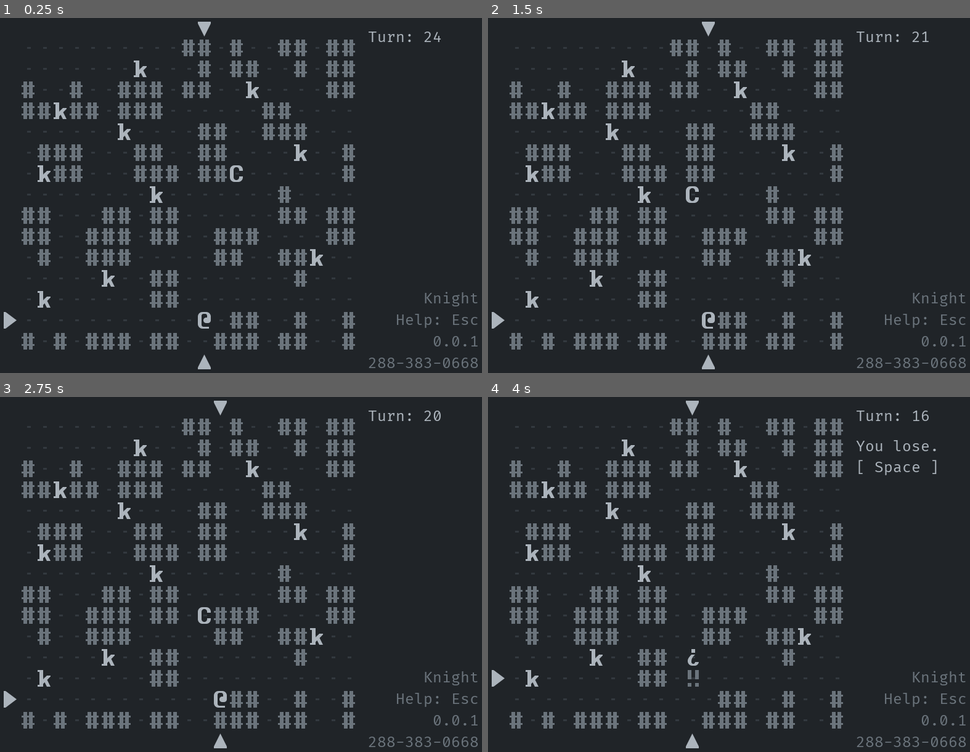
Above: before the commit, frames 1-4 (two rows, left to right).
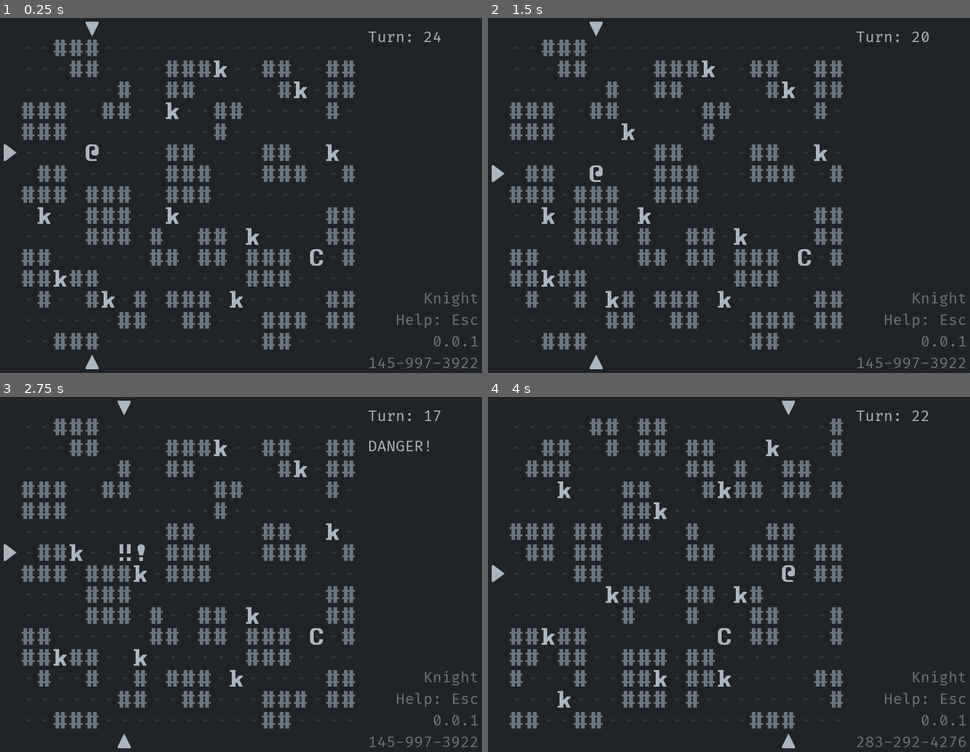
Above: after the commit, the same moments.

Repository: Bozar/OneMoreLevel
Game: Godot game, scene res://scene/main/MainScene.tscn
The game is run twice, just before and just after one commit, with the same random seed, the same clock (stepped at 60 frames per second) and the same inputs.
Inputs:
- Up to frame 1 (0.25 s): no input
- Up to frame 2 (1.5 s): tap Enter at 0.5 s; hold Right (move_right) 0.53-1.28 s; tap Space (init_world) at 0.6, 1.25 s; hold Down (move_down) from 1.28 s (still down); tap A (add_turn) at 1.35 s
- Up to frame 3 (2.75 s): tap Space (init_world) at 1.55, 2.1 s; tap Enter at 2 s; release Down (move_down) at 2.03 s; hold Right (move_right) from 2.03 s (still down)
- Up to frame 4 (4 s): tap Space (init_world) at 2.75, 2.85, 3.8 s; release Right (move_right) at 2.78 s; hold Up (move_up) 2.78-3.53 s; tap Enter at 3.5 s; hold Left (move_left) from 3.53 s (still down); tap A (add_turn) at 3.6 s

The runs differ from the first frame. In frame 1, 14% of the frame differs, in the area x 0-100%, y 1-99%; in frame 2, 14%; in frame 3, 14%; in frame 4, 14%.

Commit message:
Read settings from an external file.

Diff:
--- /dev/null
+++ b/doc/setting.gd
@@ -0,0 +1,3 @@
+const WIZARD_MODE: bool = false
+const SEED: int = -1
+const WORLD: String = ""
--- /dev/null
+++ b/library/SettingTemplate.gd
@@ -0,0 +1,25 @@
+extends Node2D
+class_name Game_SettingTemplate
+
+
+var _wizard: bool
+var _seed: int
+var _world: String
+
+
+func _init(wizard_mode: bool, rng_seed: int, world_tag: String) -> void:
+	_wizard = wizard_mode
+	_seed = rng_seed
+	_world = world_tag
+
+
+func get_wizard_mode() -> bool:
+	return _wizard
+
+
+func get_seed() -> int:
+	return _seed
+
+
+func get_world_tag() -> String:
+	return _world
--- a/library/WorldTag.gd
+++ b/library/WorldTag.gd
@@ -2,6 +2,10 @@
 
 const DEMO: String = "demo"
 const KNIGHT: String = "knight"
+
+var _world_tag: Array = [
+	DEMO, KNIGHT,
+]
 
 var _tag_to_name: Dictionary = {
 	DEMO: "Demo",
@@ -13,3 +17,7 @@
 	if _tag_to_name.has(world_tag):
 		return _tag_to_name[world_tag]
 	return INVALID
+
+
+func get_full_world_tag() -> Array:
+	return _world_tag
--- a/library/init/InitDemo.gd
+++ b/library/init/InitDemo.gd
@@ -7,7 +7,7 @@
 var _spr_Wall := preload("res://sprite/Wall.tscn")
 
 
-func _init(_random: Game_RandomNumber).(_random) -> void:
+func _init(parent_node: Node2D).(parent_node) -> void:
 	pass
 
 
--- a/project.godot
+++ b/project.godot
@@ -55,6 +55,11 @@
 "path": "res://scene/main/GameProgress.gd"
 }, {
 "base": "Node2D",
+"class": "Game_GameSetting",
+"language": "GDScript",
+"path": "res://scene/main/GameSetting.gd"
+}, {
+"base": "Node2D",
 "class": "Game_HitPoint",
 "language": "GDScript",
 "path": "res://scene/main/HitPoint.gd"
@@ -108,6 +113,11 @@
 "class": "Game_Schedule",
 "language": "GDScript",
 "path": "res://scene/main/Schedule.gd"
+}, {
+"base": "Node2D",
+"class": "Game_SettingTemplate",
+"language": "GDScript",
+"path": "res://library/SettingTemplate.gd"
 }, {
 "base": "Node2D",
 "class": "Game_SpriteType",
@@ -134,6 +144,7 @@
 "Game_EndGame": "",
 "Game_EnemyAI": "",
 "Game_GameProgress": "",
+"Game_GameSetting": "",
 "Game_HitPoint": "",
 "Game_InitWorld": "",
 "Game_ObjectData": "",
@@ -145,6 +156,7 @@
 "Game_ReloadGame": "",
 "Game_RemoveObject": "",
 "Game_Schedule": "",
+"Game_SettingTemplate": "",
 "Game_SpriteType": "",
 "Game_SwitchSprite": "",
 "Game_WorldTemplate": ""
--- a/scene/gui/SidebarVBox.gd
+++ b/scene/gui/SidebarVBox.gd
@@ -30,7 +30,7 @@
 }
 
 var _pc: Sprite
-var _is_wizard: bool = false
+var _is_wizard: bool
 
 
 func _on_InitWorld_world_selected(new_world: String) -> void:
@@ -65,6 +65,10 @@
 		get_node(MESSAGE).text = _new_SidebarText.LOSE
 
 
+func _on_GameSetting_setting_loaded(setting: Game_SettingTemplate) -> void:
+	_is_wizard = setting.get_wizard_mode()
+
+
 func _set_color() -> void:
 	for i in _node_to_color.keys():
 		get_node(i).modulate = _node_to_color[i]
--- /dev/null
+++ b/scene/main/GameSetting.gd
@@ -0,0 +1,57 @@
+extends Node2D
+class_name Game_GameSetting
+
+
+signal setting_loaded(setting)
+
+var _new_SettingTemplate := preload("res://library/SettingTemplate.gd")
+
+var _new_WorldTag := preload("res://library/WorldTag.gd").new()
+
+var _exe_path: String = "data/setting.gd"
+var _res_path: String = "res://bin/data/setting.gd"
+
+
+func load_setting() -> void:
+	var setting_file: File = File.new()
+	var load_path: String = ""
+	var setting_data
+
+	var wizard: bool
+	var rng_seed: int
+	var world_tag: String
+
+	for i in [_exe_path, _res_path]:
+		if setting_file.file_exists(i):
+			load_path = i
+			break
+	if load_path == "":
+		setting_data = null
+	else:
+		setting_data = load(load_path).new()
+
+	wizard = _get_wizard(setting_data)
+	rng_seed = _get_seed(setting_data)
+	world_tag = _get_world(setting_data)
+
+	emit_signal("setting_loaded", _new_SettingTemplate.new(
+			wizard, rng_seed, world_tag))
+
+
+func _get_wizard(setting) -> bool:
+	if (setting == null) or (not "WIZARD_MODE" in setting):
+		return false
+	return setting.WIZARD_MODE
+
+
+func _get_seed(setting) -> int:
+	if (setting == null) or (not "SEED" in setting) or (setting.SEED < 1):
+		return -1
+	return setting.SEED
+
+
+func _get_world(setting) -> String:
+	if (setting == null) or (not "WORLD" in setting) \
+			or (not setting.WORLD in _new_WorldTag.get_full_world_tag()):
+		return ""
+	return setting.WORLD
--- a/scene/main/InitWorld.gd
+++ b/scene/main/InitWorld.gd
@@ -14,6 +14,7 @@
 
 var _ref_RandomNumber: Game_RandomNumber
 var _ref_CreateObject: Game_CreateObject
+var _ref_GameSetting : Game_GameSetting
 
 var _new_DungeonSize := preload("res://library/DungeonSize.gd").new()
 var _new_MainGroupTag := preload("res://library/MainGroupTag.gd").new()
@@ -22,6 +23,7 @@
 var _new_WorldTag := preload("res://library/WorldTag.gd").new()
 var _new_InitWorldData := preload("res://library/InitWorldData.gd").new()
 
+var _world_name: String
 var _world: Game_WorldTemplate
 
 
@@ -33,25 +35,33 @@
 
 
 func init_world() -> void:
+	_ref_GameSetting.load_setting()
 	_world = _get_world()
-	var blueprint: Array = _world.get_blueprint()
+
 	# sb: SpriteBlueprint
-	for sb in blueprint:
+	for sb in _world.get_blueprint():
 		if _is_pc(sb.sub_group):
 			_init_indicator(sb.x, sb.y)
 		_ref_CreateObject.create(
 				sb.scene, sb.main_group, sb.sub_group, sb.x, sb.y)
 
 
+func _on_GameSetting_setting_loaded(setting: Game_SettingTemplate) -> void:
+	_world_name = setting.get_world_tag()
+
+
 func _get_world() -> Game_WorldTemplate:
-	var world_name: String
+	var candidate: String
 	var world_template: Game_WorldTemplate
 
 	# TODO: Generate a random world name from potential candidates.
-	world_name = _new_WorldTag.KNIGHT
-	world_template = _new_InitWorldData.get_world_template(world_name).new(self)
-	emit_signal("world_selected", world_name)
+	candidate = _new_WorldTag.KNIGHT
+	if _world_name != "":
+		candidate = _world_name
 
+	emit_signal("world_selected", candidate)
+
+	world_template = _new_InitWorldData.get_world_template(candidate).new(self)
 	return world_template
 
 
--- a/scene/main/MainScene.gd
+++ b/scene/main/MainScene.gd
@@ -15,6 +15,7 @@
 const END_GAME: String = "EndGame"
 const COUNT_DOWN: String = "CountDown"
 const GAME_PROGRESS: String = "GameProgress"
+const GAME_SETTING: String = "GameSetting"
 const SIDEBAR: String = "MainGUI/SidebarVBox"
 
 const SIGNAL_BIND: Array = [
@@ -47,6 +48,11 @@
 		"game_is_over", "_on_EndGame_game_is_over",
 		END_GAME,
 		SCHEDULE, PLAYER_INPUT, SIDEBAR,
+	],
+	[
+		"setting_loaded", "_on_GameSetting_setting_loaded",
+		GAME_SETTING,
+		RANDOM, INIT_WORLD, PLAYER_INPUT, SIDEBAR,
 	],
 	# [
 	# 	"enemy_warned", "_on_EnemyAI_enemy_warned",
@@ -106,6 +112,11 @@
 		CREATE_OBJECT,
 		INIT_WORLD, GAME_PROGRESS,
 	],
+	[
+		"_ref_GameSetting",
+		GAME_SETTING,
+		INIT_WORLD,
+	],
 ]
 
 
--- a/scene/main/MainScene.tscn
+++ b/scene/main/MainScene.tscn
@@ -21,6 +21,7 @@
 [ext_resource path="res://scene/main/CountDown.gd" type="Script" id=19]
 [ext_resource path="res://scene/main/GameProgress.gd" type="Script" id=20]
 [ext_resource path="res://scene/main/CreateObject.gd" type="Script" id=21]
+[ext_resource path="res://scene/main/GameSetting.gd" type="Script" id=22]
 
 [node name="MainScene" type="Node2D"]
 script = ExtResource( 4 )
@@ -51,6 +52,9 @@
 
 [node name="EnemyAI" type="Node2D" parent="."]
 script = ExtResource( 6 )
+
+[node name="GameSetting" type="Node2D" parent="."]
+script = ExtResource( 22 )
 
 [node name="GameProgress" type="Node2D" parent="."]
 script = ExtResource( 20 )
--- a/scene/main/PlayerInput.gd
+++ b/scene/main/PlayerInput.gd
@@ -27,7 +27,7 @@
 var _pc_action: Game_PCActionTemplate
 var _direction: String
 var _end_game: bool = false
-var _is_wizard: bool = true
+var _is_wizard: bool
 
 var _move_inputs: Array = [
 	_new_InputTag.MOVE_LEFT,
@@ -46,6 +46,7 @@
 
 	if _is_quit_input(event):
 		get_tree().quit()
+		return
 
 	if _is_wizard:
 		if _is_force_reload_input(event):
@@ -107,6 +108,10 @@
 	set_process_unhandled_input(true)
 
 
+func _on_GameSetting_setting_loaded(setting: Game_SettingTemplate) -> void:
+	_is_wizard = setting.get_wizard_mode()
+
+
 func _is_reload_input(event: InputEvent) -> bool:
 	return event.is_action_pressed(_new_InputTag.RELOAD)
 
--- a/scene/main/RandomNumber.gd
+++ b/scene/main/RandomNumber.gd
@@ -5,13 +5,6 @@
 var rng_seed: int setget set_rng_seed, get_rng_seed
 
 var _rng := RandomNumberGenerator.new()
-
-
-func _ready() -> void:
-	# _rng.seed = 123
-	_rng.randomize()
-	_rng.seed = _rng.randi()
-	print("seed: {0}".format([_rng.seed]))
 
 
 # Get an integer from min_int (inclusive) to max_int (exclusive).
@@ -29,3 +22,15 @@
 
 func set_rng_seed(_rng_seed: int) -> void:
 	return
+
+
+func _on_GameSetting_setting_loaded(setting: Game_SettingTemplate) -> void:
+	# _rng.seed = 123
+	var set_seed: int = setting.get_seed()
+
+	if set_seed > 0:
+		_rng.seed = set_seed
+	else:
+		_rng.randomize()
+		_rng.seed = _rng.randi()
+	print("seed: {0}".format([_rng.seed]))
Not shown: 1 places in scene/main/MainScene.tscn that only renumber resources
